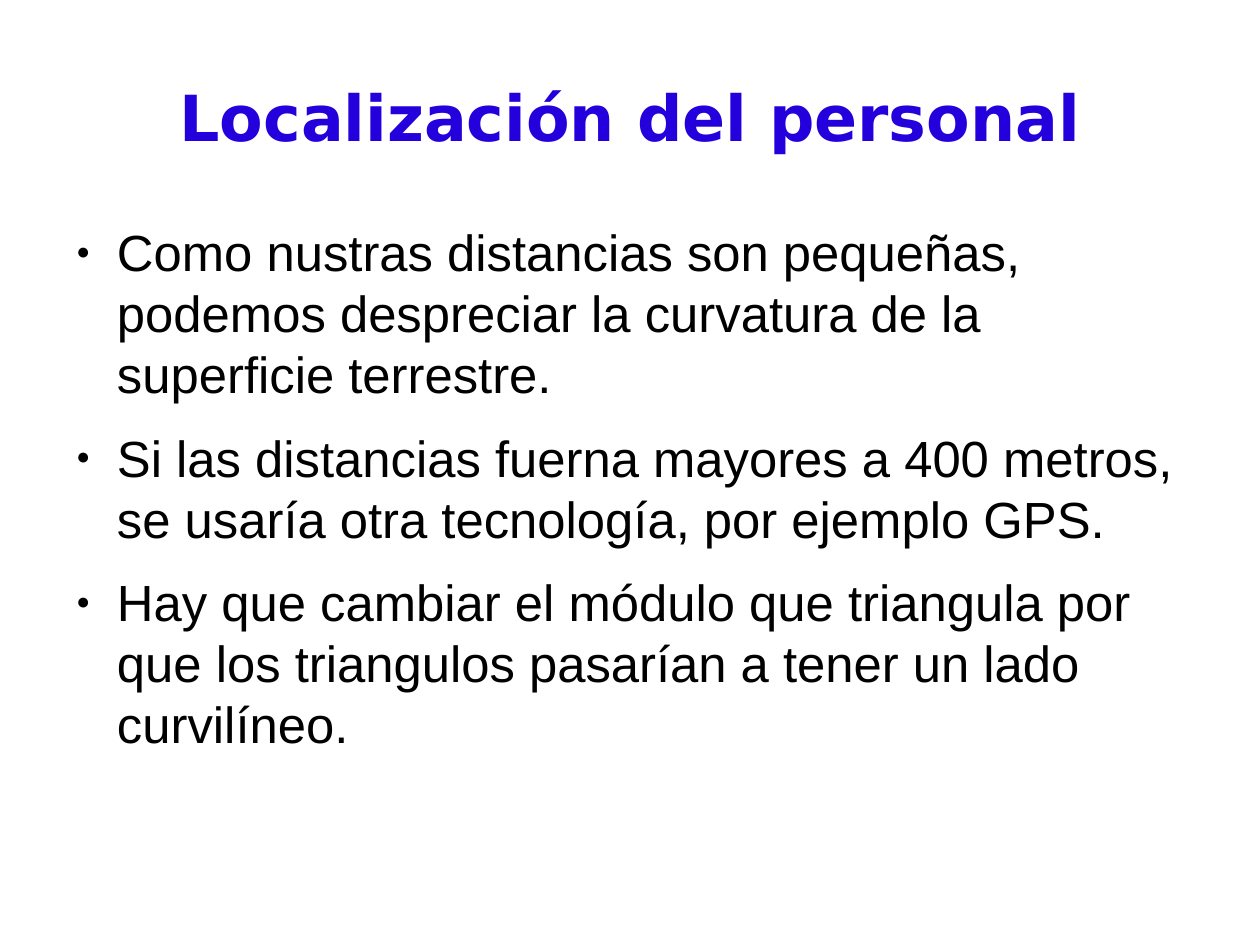
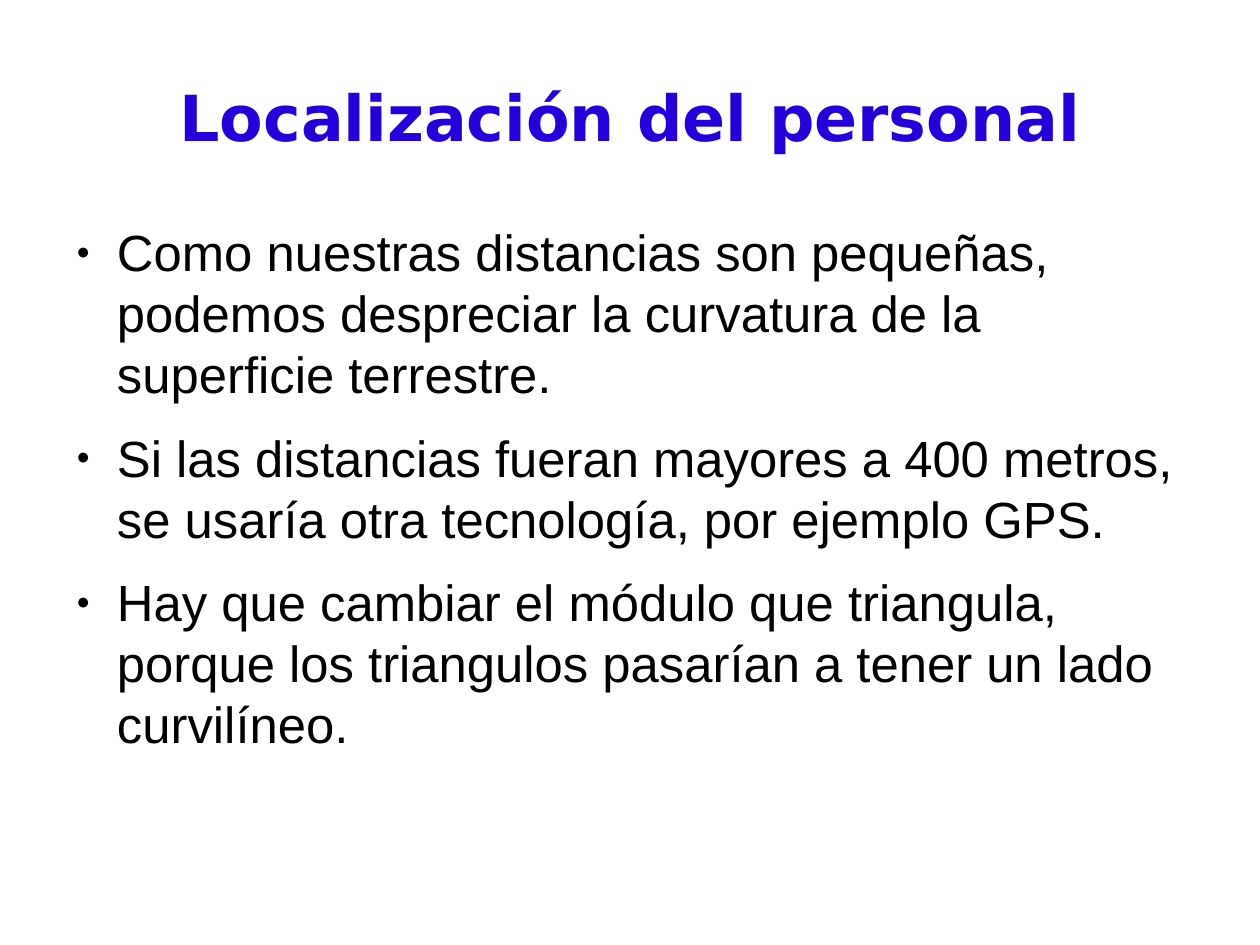
Before and after one commit to BackupTheBerlios/pdassii, a slide deck: slide 22 of Documentos/presentación.odp (slide 21 before the commit). Drawn at 1260x945 pixels with LibreOffice and Linux fonts; fonts in the diff are those of the drawing. Boxes give left, top, right and bottom in pixels: in the first picture for what was removed or moved away, otherwise in the second. Text is boxed around its words. In the diff, an @@ line names an element or a change of style, - is before the commit and + after.

Commit message:
con mas pequeñas modificaciones

```diff
--- a/Documentos/presentación.odp
+++ b/Documentos/presentación.odp
@@ text at box(117, 234, 1172, 744): text changed @@
-● Como nustras distancias son pequeñas, podemos despreciar la curvatura de la superficie terrestre.
-● Si las distancias fuerna mayores a 400 metros, se usaría otra tecnología, por ejemplo GPS.
-● Hay que cambiar el módulo que triangula por que los triangulos pasarían a tener un lado curvilíneo.
+● Como nuestras distancias son pequeñas, podemos despreciar la curvatura de la superficie terrestre.
+● Si las distancias fueran mayores a 400 metros, se usaría otra tecnología, por ejemplo GPS.
+● Hay que cambiar el módulo que triangula, porque los triangulos pasarían a tener un lado curvilíneo.
```
Also in this commit, not shown: 9 other slides changed, 3 slides added.
